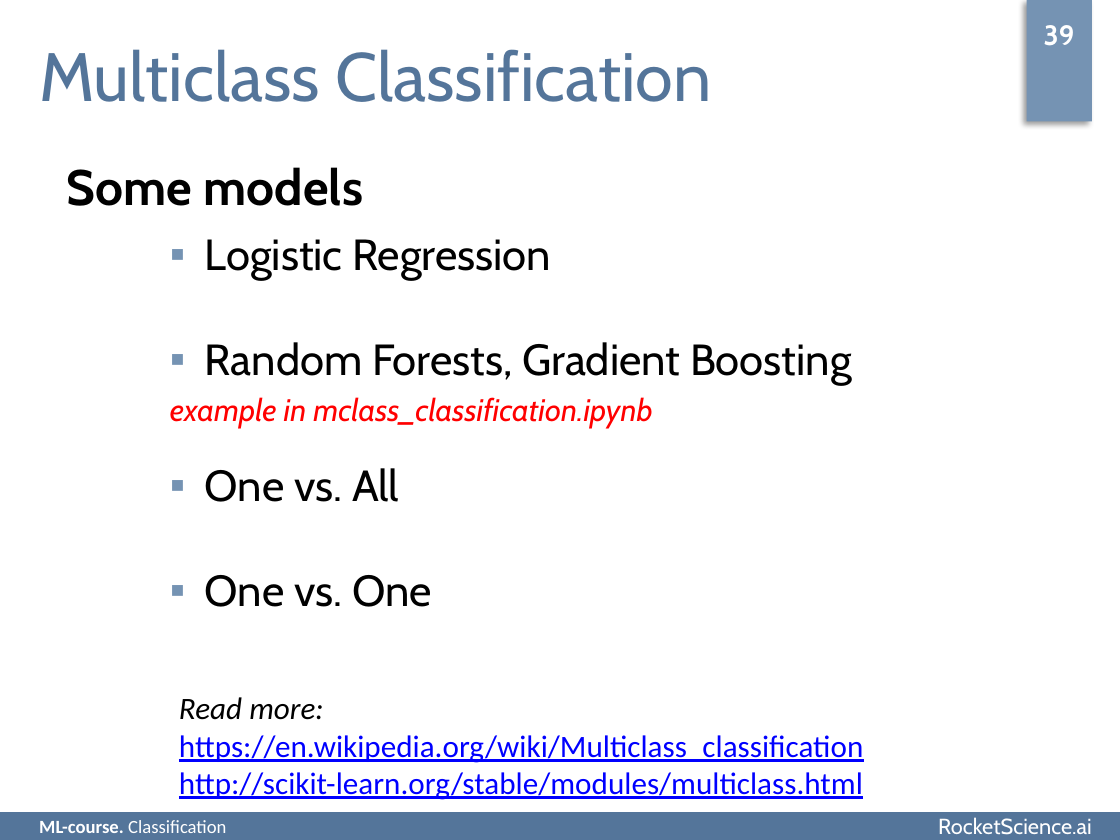
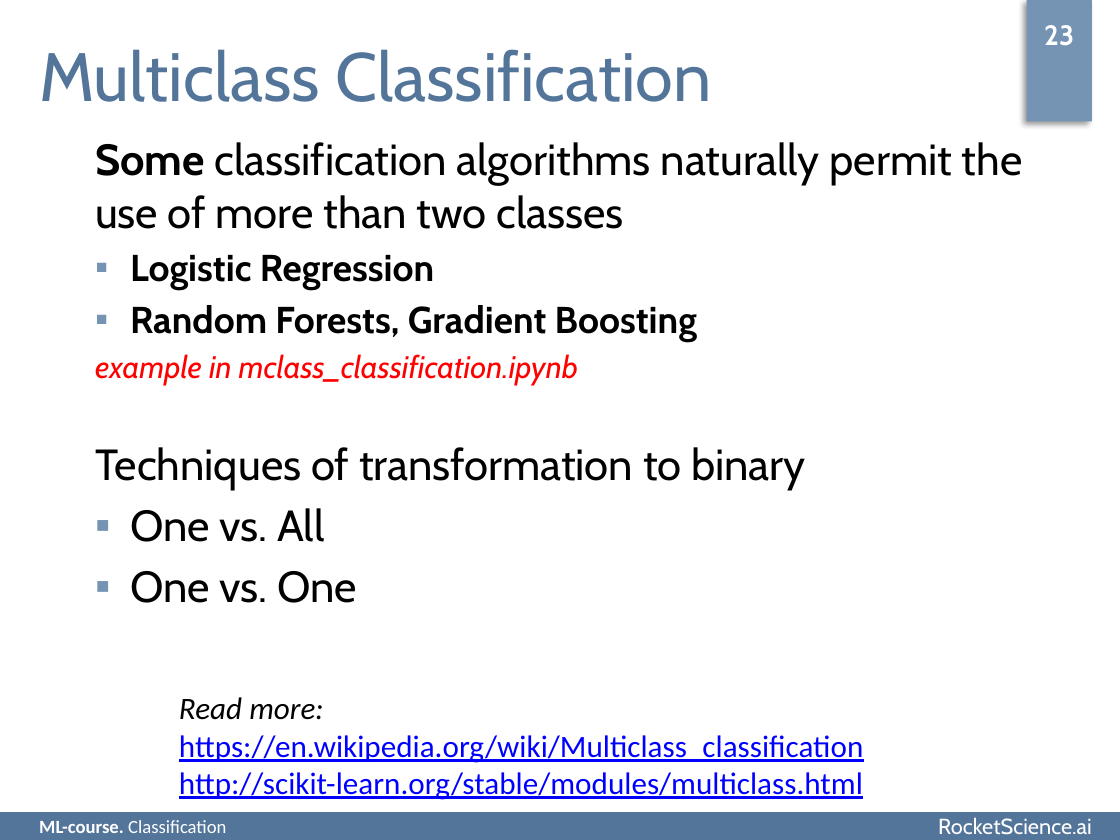
Before and after one commit to rjaffk/tensorby, a slide deck: slide 23 of lecture_classification/presentation/lecture_classification.pptx (slide 22 before the commit). Drawn at 1120x840 pixels with LibreOffice and Linux fonts; fonts in the diff are those of the drawing; background and template pictures are left out. Boxes give left, top, right and bottom in pixels: in the first picture for what was removed or moved away, otherwise in the second. Text is boxed around its words. In the diff, an @@ line names an element or a change of style, - is before the commit and + after.

```diff
--- a/lecture_classification/presentation/lecture_classification.pptx
+++ b/lecture_classification/presentation/lecture_classification.pptx
@@ text at (x1=1044, y1=25, x2=1074, y2=46): text changed @@
-39
+23
@@ text "Some classification algorithms naturally permit ..." moved from (x1=170, y1=239, x2=852, y2=607) to (x1=95, y1=142, x2=1023, y2=603) @@
@@ text at (x1=95, y1=142, x2=1023, y2=229): paragraph added @@
+  Some classification algorithms naturally permit the use of more than two classes
@@ text removed at (x1=67, y1=167, x2=363, y2=206) @@
-Some models
@@ text at (x1=130, y1=255, x2=697, y2=342): size 28 to 24 pt, bold on in "Logistic Regression", "Random Forests, Gradient Boosting" @@
@@ text at (x1=95, y1=447, x2=806, y2=491): paragraph added @@
+  Techniques of transformation to binary
```
Also in this commit, not shown: 11 other slides changed, 1 slide added, 5 other files.
